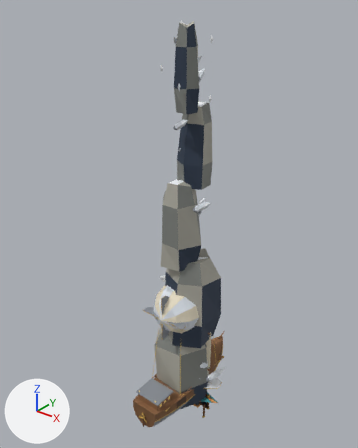
Renders of the glTF model art/import/Aether-Isles-Originals.glb from each side of a commit.
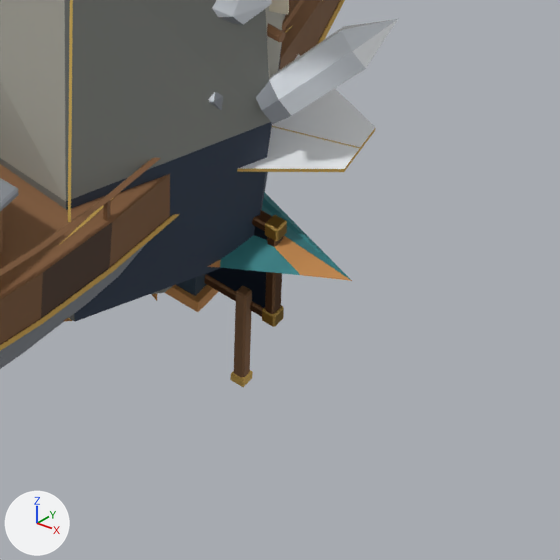
Each version is shown whole from a 50 mm lens placed at (14.59, -18.96, 23.28), pointed at (-0.72, 0.18, 11.42), then close up on the part from 48% to 69% of the width and 82% to 99% of the height. The axes (+X, +Y, +Z) are drawn at lower left. The lights are the same throughout. The first two pictures are the older version.

The older version as bpy lines, for what is in view:
```python
ob_aetherhearttree = bpy.data.objects.new('AetherheartTree', me_aetherhearttreegeometry)
ob_aetherhearttree.location = (0.0, 0.0, 0.0)
ob_skyship = bpy.data.objects.new('Skyship', me_skyshipgeometry)
ob_skyship.location = (0.0, 0.0, 0.0)
ob_stormspire = bpy.data.objects.new('StormSpire', me_stormspiregeometry)
ob_stormspire.location = (0.0, 0.0, 0.0)
# also in view: 'ObservatoryArch' at (0.0, 0.01, 0.56); 'SignboardPosted' at (0.0, -0.03, -0.29); 'Tidewing' at (0.0, -0.04, 0.31)
```
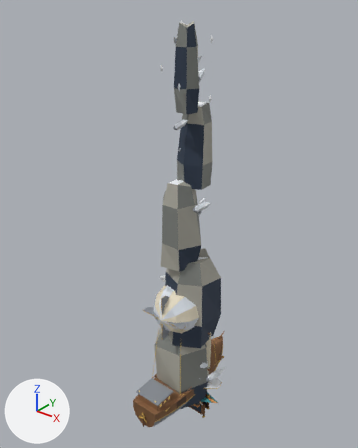
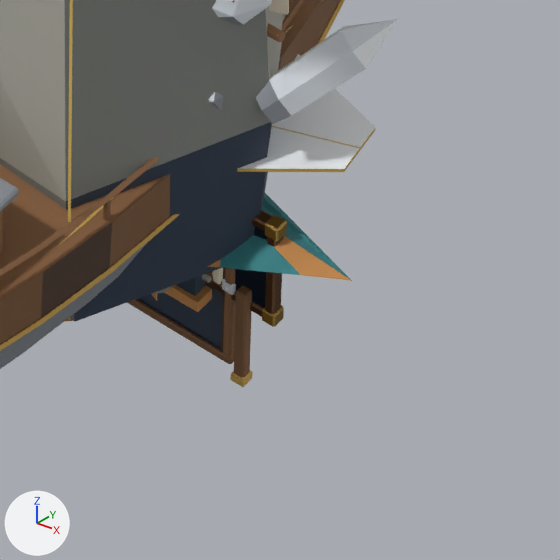
Diff of the bpy script that builds the scene:
```diff
--- a/art/import/Aether-Isles-Originals.glb.py
+++ b/art/import/Aether-Isles-Originals.glb.py
@@ ob_signscrollboard @@
+ob_signscrollboard = bpy.data.objects.new('SignScrollBoard', me_signscrollboardgeometry)  # 620 vertices, 1096 faces; spans x -1.27..1.27, y -0.08..0.08, z -0.49..0.64; in mat_aetherpalette_mtl_shade11 (white #d9dfe6), mat_aetherpalette_mtl_shade15 (grey #878c93), mat_aetherpalette_mtl_shade16 (white #f0f3f6), mat_aetherpalette_mtl_shade17 (brown #4a3426), mat_aetherpalette_mtl_shade18 (brown #7a5636), mat_aetherpalette_mtl_shade23 (orange #c9a24e), mat_aetherpalette_mtl_shade27 (pale yellow #e9dfc7), mat_aetherpalette_mtl_shade31 (brown #8a6240), mat_aetherpalette_mtl_shade32 (yellow #d9b65c)
+ob_signscrollboard.location = (0.0, 0.0, 0.0)
@@ ob_signplaqueboard @@
+ob_signplaqueboard = bpy.data.objects.new('SignPlaqueBoard', me_signplaqueboardgeometry)  # 376 vertices, 688 faces; spans x -1.13..1.13, y -0.11..0.11, z -0.45..0.57; in mat_aetherpalette_mtl_shade11 (white #d9dfe6), mat_aetherpalette_mtl_shade16 (white #f0f3f6), mat_aetherpalette_mtl_shade19 (grey #a9a79c), mat_aetherpalette_mtl_shade20 (grey #7e817c), mat_aetherpalette_mtl_shade21 (dark grey #545a5e), mat_aetherpalette_mtl_shade33 (white #e6e1d6)
+ob_signplaqueboard.location = (0.0, 0.0, 0.0)
@@ ob_signnoticeboard @@
+ob_signnoticeboard = bpy.data.objects.new('SignNoticeBoard', me_signnoticeboardgeometry)  # 366 vertices, 596 faces; spans x -1.37..1.37, y -0.08..0.13, z -1.33..1.46; in mat_aetherpalette_mtl_shade11 (white #d9dfe6), mat_aetherpalette_mtl_shade13 (white #f4f8f8), mat_aetherpalette_mtl_shade16 (white #f0f3f6), mat_aetherpalette_mtl_shade17 (brown #4a3426), mat_aetherpalette_mtl_shade18 (brown #7a5636), mat_aetherpalette_mtl_shade29 (dark blue #2e3b4e), mat_aetherpalette_mtl_shade31 (brown #8a6240)
+ob_signnoticeboard.location = (0.0, 0.0, 0.0)
@@ ob_signcarvedboard @@
+ob_signcarvedboard = bpy.data.objects.new('SignCarvedBoard', me_signcarvedboardgeometry)  # 516 vertices, 860 faces; spans x -1.36..1.36, y -0.1..0.1, z -0.55..0.59; in mat_aetherpalette_mtl_shade11 (white #d9dfe6), mat_aetherpalette_mtl_shade13 (white #f4f8f8), mat_aetherpalette_mtl_shade16 (white #f0f3f6), mat_aetherpalette_mtl_shade17 (brown #4a3426), mat_aetherpalette_mtl_shade18 (brown #7a5636), mat_aetherpalette_mtl_shade23 (orange #c9a24e), mat_aetherpalette_mtl_shade29 (dark blue #2e3b4e), mat_aetherpalette_mtl_shade31 (brown #8a6240)
+ob_signcarvedboard.location = (0.0, 0.0, 0.0)
```

Boxes (x1, y1, x2, y2) around the edits, measured in the close-ups (560 x 560 px):
'SignNoticeBoard', added: after (127, 268, 236, 364)
    faces in mat_aetherpalette_mtl_shade29 (dark blue #2e3b4e): (138, 284, 222, 349)
    faces in mat_aetherpalette_mtl_shade31 (brown #8a6240): (133, 268, 236, 364)
    faces in mat_aetherpalette_mtl_shade18 (brown #7a5636): (127, 301, 234, 363)
    faces in mat_aetherpalette_mtl_shade17 (brown #4a3426): (135, 268, 225, 353)
'SignCarvedBoard', added (mostly hidden): after (206, 272, 236, 295)
    faces in mat_aetherpalette_mtl_shade11 (white #d9dfe6): (222, 279, 236, 295)
'SignScrollBoard', added (mostly hidden): after (209, 268, 223, 284)
    faces in mat_aetherpalette_mtl_shade27 (pale yellow #e9dfc7): (212, 268, 223, 284)
'SignPlaqueBoard', added (mostly hidden): after (202, 274, 212, 283)
